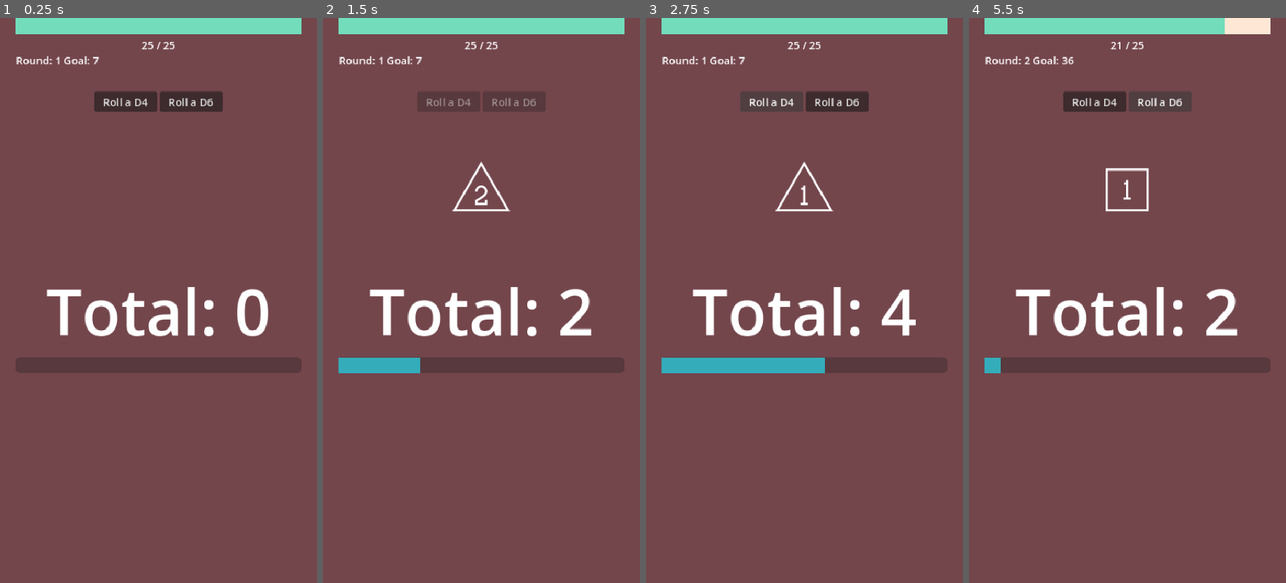
Above: before the commit, frames 1-4 (left to right).
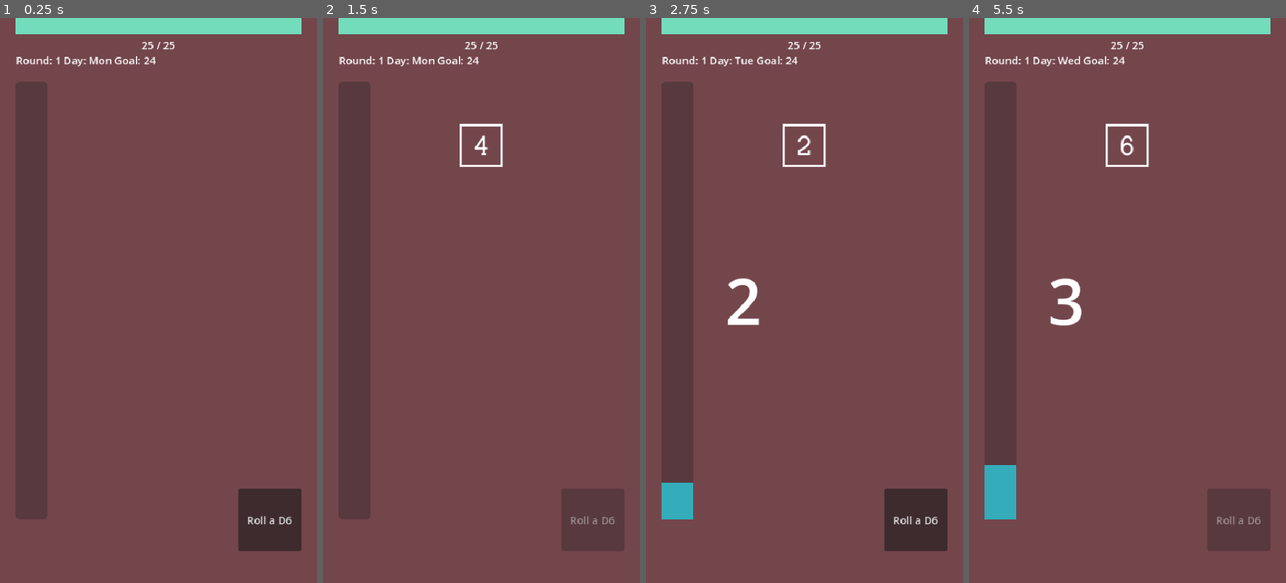
Above: after the commit, the same moments.

Repository: Kynazeras/dice-roller
Game: Godot game, scene res://scenes/main.tscn
Same seed, same stepped clock (60 frames per second), same inputs: the game is played once before the commit and once after it.
Inputs (mouse positions are in pixels of both pictures, inside the frame that each line leads up to):
- Up to frame 1 (0.25 s): no input
- Up to frame 2 (1.5 s): click "Roll a D4" (after the commit: "Roll a D6") at 0.5 s; click (513, 102) at 1.25 s, where only the run before the commit has a clickable "Roll a D6"
- Up to frame 3 (2.75 s): click (772, 102) at 2 s, where only the run before the commit has a clickable "Roll a D4"
- Up to frame 4 (5.5 s): click "Roll a D6" at 2.75 s; click (1127, 351) at 3.5 s, where only the run before the commit has a clickable "Next"; click (1095, 102) at 4.25 s, where only the run before the commit has a clickable "Roll a D4"; click "Roll a D6" at 5 s

The runs differ from the first frame. In frame 1, 16% of the frame differs, in the area x 4-96%, y 6-95%; in frame 2, 16%; in frame 3, 17%; in frame 4, 17%, in the area x 4-96%, y 0-95%.

Commit message:
feat(main): Switched to vertical view

Diff:
--- a/autoloads/dice_roll_manager.gd
+++ b/autoloads/dice_roll_manager.gd
@@ -19,7 +19,6 @@
 	for modifier in PlayerManager.player_state.active_modifiers:
 		result = modifier.apply(result)
 
-	round_state.rolls.append(result)
 	round_total_changed.emit(round_state.get_total())
 	roll_completed.emit(result)
 	return result
--- a/autoloads/game_config.gd
+++ b/autoloads/game_config.gd
@@ -42,6 +42,9 @@
 	var rounds: Array = _game_config.get("rounds", [])
 	return rounds.size()
 
+
+func get_max_rolls_per_round() -> int:
+	return _game_config.get("max_rolls_per_round", 7)
 
 func get_reroll_cost_base() -> int:
 	return _game_config.get("reroll_cost_base", 5)
--- a/autoloads/game_manager.gd
+++ b/autoloads/game_manager.gd
@@ -86,10 +86,9 @@
 	_pending_round_total += result.final_value
 	roll_started.emit(dice)
 	roll_timer.start()
+	game_state.round_state.rolls.append(result)
 	game_state.round_state.last_roll = result
 	game_state.total_rolled += result.final_value
-	print(get_potential_round_result())
-	print(PlayerManager.get_potentianl_round_damage(get_potential_round_result()))
 
 
 func get_potential_round_result() -> RoundResult:
@@ -123,12 +122,14 @@
 
 
 func check_round_end() -> void:
-	var total: int = game_state.round_state.get_total()
-	var goal: int = game_state.round_state.goal
-	if total == goal:
-		end_round(RoundResult.EXACT)
-	elif total > goal:
-		end_round(RoundResult.OVER)
+	if game_state.round_state.rolls.size() == GameConfigManager.get_max_rolls_per_round():
+		end_round(get_potential_round_result())
+	# var total: int = game_state.round_state.get_total()
+	# var goal: int = game_state.round_state.goal
+	# if total == goal:
+	# 	end_round(RoundResult.EXACT)
+	# elif total > goal:
+	# 	end_round(RoundResult.OVER)
 
 
 func player_stop() -> void:
@@ -157,30 +158,11 @@
 	_pending_round_total = 0
 	_pending_roll_result = null
 	round_ended.emit(game_state.current_round, result)
-	print(PlayerManager.health_component.current_health)
 	if PlayerManager.health_component.current_health > 0:
 		SceneManager.change_scene("res://scenes/round_summary.tscn")
 	else:
 		current_state = State.GAME_OVER
 		game_over.emit(false)
-	# match result:
-	# 	RoundResult.EXACT:
-	# 		current_state = State.MODIFIER_REWARD
-	# 		modifier_reward_offered.emit(GameConfigManager.get_modifier_rewards_for_round(game_state.current_round))
-	# 	RoundResult.OVER:
-	# 		if PlayerManager.health_component.current_health > 0:
-	# 			SceneManager.change_scene("res://scenes/round_summary.tscn")
-	# 		else:
-	# 			current_state = State.GAME_OVER
-	# 			game_over.emit(false)
-	# 	RoundResult.UNDER:
-	# 		if PlayerManager.health_component.current_health > 0:
-	# 			SceneManager.change_scene("res://scenes/round_summary.tscn")
-	# 		else:
-	# 			current_state = State.GAME_OVER
-	# 			game_over.emit(false)
-	# 	_:
-	# 		push_warning("GameManager: Invalid round result for end_round")
 
 
 func select_modifier_reward(modifier: RollModifier) -> void:
--- a/autoloads/scene_manager.gd
+++ b/autoloads/scene_manager.gd
@@ -8,6 +8,7 @@
 # Called when the node enters the scene tree for the first time.
 func _ready() -> void:
 	available_scenes = get_scenes_from_directory()
+	GameManager.game_over.connect(_on_game_over)
 
 
 func get_current_scene() -> String:
@@ -37,3 +38,7 @@
 			file_name = dir.get_next()
 		dir.list_dir_end()
 	return scenes
+
+
+func _on_game_over(_win: bool) -> void:
+	get_tree().change_scene_to_file("res://scenes/game_over_ui.tscn")
--- a/data/game_config.json
+++ b/data/game_config.json
@@ -1,11 +1,12 @@
 {
   "starting_health": 25,
-  "starting_dice": ["d4", "d6"],
+  "starting_dice": ["d6"],
   "reroll_cost_base": 5,
   "reroll_cost_scaling": 3,
-  "roll_animation_time": 0.3,
+  "roll_animation_time": 2,
+  "max_rolls_per_round": 7,
   "rounds": [
-    { "goal": 7, "free_rerolls": 1 },
+    { "goal": 24, "free_rerolls": 1 },
     { "goal": 36, "free_rerolls": 1 },
     { "goal": 57, "free_rerolls": 1 }
   ]
--- a/scenes/dice_button.tscn
+++ b/scenes/dice_button.tscn
@@ -1,9 +1,9 @@
-[gd_scene load_steps=2 format=3 uid="uid://b0yy05p6213r2"]
+[gd_scene format=3 uid="uid://b0yy05p6213r2"]
 
 [ext_resource type="Script" uid="uid://bghc4f87peviu" path="res://scripts/dice_button.gd" id="1_8u7pb"]
 
-[node name="DiceButton" type="Button"]
-custom_minimum_size = Vector2(95, 0)
+[node name="DiceButton" type="Button" unique_id=539654203]
+custom_minimum_size = Vector2(95, 95)
 offset_right = 8.0
 offset_bottom = 8.0
 text = "ROLL!"
--- a/scenes/game_over_ui.tscn
+++ b/scenes/game_over_ui.tscn
@@ -1,4 +1,6 @@
 [gd_scene format=3 uid="uid://ciumqtp33aoo1"]
+
+[ext_resource type="Script" uid="uid://fmehppw0olye" path="res://scripts/game_over_ui.gd" id="1_ovv0w"]
 
 [node name="GameOverScreen" type="Control" unique_id=1050671382]
 layout_mode = 3
@@ -7,6 +9,7 @@
 anchor_bottom = 1.0
 grow_horizontal = 2
 grow_vertical = 2
+script = ExtResource("1_ovv0w")
 
 [node name="MarginContainer" type="MarginContainer" parent="." unique_id=1070348491]
 layout_mode = 1
@@ -30,6 +33,7 @@
 text = "Game Over"
 horizontal_alignment = 1
 
-[node name="Button" type="Button" parent="MarginContainer/VBoxContainer" unique_id=2117650129]
+[node name="NewGameButton" type="Button" parent="MarginContainer/VBoxContainer" unique_id=2117650129]
+unique_name_in_owner = true
 layout_mode = 2
 text = "New Game"
--- a/scenes/goal_bar.tscn
+++ b/scenes/goal_bar.tscn
@@ -1,8 +1,9 @@
 [gd_scene format=3 uid="uid://cwpasdjrpgxy7"]
 
-[node name="GoalBar" type="ProgressBar"]
-custom_minimum_size = Vector2(0, 24)
-offset_right = 4.0
-offset_bottom = 27.0
+[node name="GoalBar" type="ProgressBar" unique_id=1560026834]
+custom_minimum_size = Vector2(48, 0)
+offset_right = 24.0
+offset_bottom = 4.0
 value = 100.0
+fill_mode = 3
 show_percentage = false
--- a/scenes/main.tscn
+++ b/scenes/main.tscn
@@ -7,12 +7,12 @@
 [ext_resource type="PackedScene" uid="uid://de77rnee1psnf" path="res://scenes/health_bar.tscn" id="3_tefeu"]
 [ext_resource type="PackedScene" uid="uid://brgdpel6t6xhi" path="res://scenes/roll_result_label.tscn" id="4_tbgi4"]
 
-[node name="Main" type="Node2D"]
+[node name="Main" type="Node2D" unique_id=1794729043]
 script = ExtResource("1_o5qli")
 
-[node name="UI" type="CanvasLayer" parent="."]
+[node name="UI" type="CanvasLayer" parent="." unique_id=1308873145]
 
-[node name="Control" type="Control" parent="UI"]
+[node name="Control" type="Control" parent="UI" unique_id=1641167961]
 layout_mode = 3
 anchors_preset = 15
 anchor_right = 1.0
@@ -20,13 +20,58 @@
 grow_horizontal = 2
 grow_vertical = 2
 
-[node name="RollHistoryContainer" parent="UI/Control" instance=ExtResource("2_jyhfs")]
+[node name="Goal" type="MarginContainer" parent="UI/Control" unique_id=671793926]
+layout_mode = 1
+anchors_preset = 15
+anchor_right = 1.0
+anchor_bottom = 1.0
+grow_horizontal = 2
+grow_vertical = 2
+theme_override_constants/margin_left = 24
+theme_override_constants/margin_top = 96
+theme_override_constants/margin_right = 24
+theme_override_constants/margin_bottom = 96
+
+[node name="GoalContainer" type="HBoxContainer" parent="UI/Control/Goal" unique_id=1384303850]
+layout_mode = 2
+size_flags_horizontal = 0
+size_flags_vertical = 3
+theme_override_constants/separation = 48
+
+[node name="GoalBar" parent="UI/Control/Goal/GoalContainer" unique_id=919627293 instance=ExtResource("3_sugp2")]
+unique_name_in_owner = true
+layout_mode = 2
+size_flags_vertical = 1
+fill_mode = 3
+
+[node name="TotalLabel" type="Label" parent="UI/Control/Goal/GoalContainer" unique_id=1520875783]
+unique_name_in_owner = true
+layout_mode = 2
+size_flags_horizontal = 4
+theme_override_font_sizes/font_size = 96
+
+[node name="GameOverLabel" type="Label" parent="UI/Control/Goal/GoalContainer" unique_id=1555093427]
+unique_name_in_owner = true
+layout_mode = 2
+size_flags_horizontal = 4
+theme_override_font_sizes/font_size = 48
+
+[node name="ProgressBar" type="ProgressBar" parent="UI/Control/Goal" unique_id=1665373199]
+visible = false
+custom_minimum_size = Vector2(24, 0)
+layout_mode = 2
+size_flags_horizontal = 0
+size_flags_vertical = 1
+value = 100.0
+fill_mode = 2
+
+[node name="RollHistoryContainer" parent="UI/Control" unique_id=1862891481 instance=ExtResource("2_jyhfs")]
 unique_name_in_owner = true
 visible = false
 layout_mode = 1
 offset_right = 92.0
 
-[node name="MarginContainer" type="MarginContainer" parent="UI/Control"]
+[node name="MarginContainer" type="MarginContainer" parent="UI/Control" unique_id=71199953]
 layout_mode = 1
 anchors_preset = 15
 anchor_right = 1.0
@@ -35,65 +80,50 @@
 grow_vertical = 2
 theme_override_constants/margin_left = 24
 theme_override_constants/margin_right = 24
+theme_override_constants/margin_bottom = 48
 
-[node name="VBoxContainer" type="VBoxContainer" parent="UI/Control/MarginContainer"]
+[node name="VBoxContainer" type="VBoxContainer" parent="UI/Control/MarginContainer" unique_id=1390962266]
 layout_mode = 2
 theme_override_constants/separation = 36
 
-[node name="HealthBar" parent="UI/Control/MarginContainer/VBoxContainer" instance=ExtResource("3_tefeu")]
+[node name="HealthBar" parent="UI/Control/MarginContainer/VBoxContainer" unique_id=1683581533 instance=ExtResource("3_tefeu")]
 layout_mode = 2
 
-[node name="HBoxContainer" type="HBoxContainer" parent="UI/Control/MarginContainer/VBoxContainer"]
+[node name="Data" type="HBoxContainer" parent="UI/Control/MarginContainer/VBoxContainer" unique_id=1435571093]
 layout_mode = 2
 
-[node name="CurrentRoundLabel" type="Label" parent="UI/Control/MarginContainer/VBoxContainer/HBoxContainer"]
+[node name="CurrentRoundLabel" type="Label" parent="UI/Control/MarginContainer/VBoxContainer/Data" unique_id=1988471460]
 unique_name_in_owner = true
 layout_mode = 2
-text = "Round: 1"
+text = "Week: 1"
 
-[node name="GoalLabel" type="Label" parent="UI/Control/MarginContainer/VBoxContainer/HBoxContainer"]
+[node name="CurrentDayLabel" type="Label" parent="UI/Control/MarginContainer/VBoxContainer/Data" unique_id=1927603417]
 unique_name_in_owner = true
 layout_mode = 2
-text = "Goal: 25"
+text = "Day: 1"
 
-[node name="DiceButtons" type="HBoxContainer" parent="UI/Control/MarginContainer/VBoxContainer"]
+[node name="GoalLabel" type="Label" parent="UI/Control/MarginContainer/VBoxContainer/Data" unique_id=1021104265]
 unique_name_in_owner = true
 layout_mode = 2
-size_flags_horizontal = 4
-size_flags_vertical = 0
+text = "Water Level: 25"
 
-[node name="D4" parent="UI/Control/MarginContainer/VBoxContainer/DiceButtons" instance=ExtResource("2_0wfyh")]
-layout_mode = 2
-
-[node name="D6" parent="UI/Control/MarginContainer/VBoxContainer/DiceButtons" instance=ExtResource("2_0wfyh")]
-layout_mode = 2
-
-[node name="MarginContainer" type="MarginContainer" parent="UI/Control/MarginContainer/VBoxContainer"]
+[node name="MarginContainer" type="MarginContainer" parent="UI/Control/MarginContainer/VBoxContainer" unique_id=1228626387]
 layout_mode = 2
 theme_override_constants/margin_top = 48
 theme_override_constants/margin_bottom = 48
 
-[node name="RollResultLabel" parent="UI/Control/MarginContainer/VBoxContainer/MarginContainer" instance=ExtResource("4_tbgi4")]
+[node name="RollResultLabel" parent="UI/Control/MarginContainer/VBoxContainer/MarginContainer" unique_id=668798435 instance=ExtResource("4_tbgi4")]
 layout_mode = 2
 size_flags_horizontal = 4
 
-[node name="GoalContainer" type="VBoxContainer" parent="UI/Control/MarginContainer/VBoxContainer"]
-layout_mode = 2
-size_flags_vertical = 4
-
-[node name="TotalLabel" type="Label" parent="UI/Control/MarginContainer/VBoxContainer/GoalContainer"]
+[node name="DiceButtons" type="HBoxContainer" parent="UI/Control/MarginContainer/VBoxContainer" unique_id=1487104070]
 unique_name_in_owner = true
 layout_mode = 2
-size_flags_horizontal = 4
-theme_override_font_sizes/font_size = 96
+size_flags_vertical = 10
+alignment = 2
 
-[node name="GoalBar" parent="UI/Control/MarginContainer/VBoxContainer/GoalContainer" instance=ExtResource("3_sugp2")]
-unique_name_in_owner = true
+[node name="D4" parent="UI/Control/MarginContainer/VBoxContainer/DiceButtons" unique_id=1950475850 instance=ExtResource("2_0wfyh")]
 layout_mode = 2
-size_flags_vertical = 4
 
-[node name="GameOverLabel" type="Label" parent="UI/Control/MarginContainer/VBoxContainer/GoalContainer"]
-unique_name_in_owner = true
+[node name="D6" parent="UI/Control/MarginContainer/VBoxContainer/DiceButtons" unique_id=2086032799 instance=ExtResource("2_0wfyh")]
 layout_mode = 2
-size_flags_horizontal = 4
-theme_override_font_sizes/font_size = 48
--- /dev/null
+++ b/scripts/game_over_ui.gd
@@ -0,0 +1,13 @@
+class_name GameOverUI
+extends Control
+
+@onready var new_game_button: Button = %NewGameButton
+
+func _ready() -> void:
+	new_game_button.pressed.connect(_on_new_game_button_pressed)
+
+
+func _on_new_game_button_pressed() -> void:
+	GameManager.game_state = GameState.new()
+	print(GameManager.game_state.total_rolled)  # Reset the game state
+	SceneManager.change_scene("res://scenes/main.tscn")
--- a/scripts/main.gd
+++ b/scripts/main.gd
@@ -4,9 +4,11 @@
 @onready var goal_label: Label = %GoalLabel
 @onready var goal_bar: ProgressBar = %GoalBar
 @onready var total_label: Label = %TotalLabel
-@onready var game_over_label: Label = %GameOverLabel
 @onready var roll_history_container: RollHistoryContainer = %RollHistoryContainer
 @onready var current_round_label: Label = %CurrentRoundLabel
+@onready var current_day_label: Label = %CurrentDayLabel
+
+const DAYS_OF_WEEK = ["Mon", "Tue", "Wed", "Thu", "Fri", "Sat", "Sun"]
 
 
 var dice_button_scene: PackedScene = preload("res://scenes/dice_button.tscn")
@@ -42,10 +44,11 @@
 
 func _on_round_started(_round_index: int, goal: int) -> void:
 	current_round_label.text = "Round: %d" % (_round_index + 1)
+	current_day_label.text = "Day: %s" % DAYS_OF_WEEK[0]
 	goal_label.text = "Goal: %d" % goal
 	goal_bar.value = 0
 	goal_bar.max_value = goal
-	total_label.text = "Total: 0"
+	total_label.text = ""
 
 
 func _on_round_ended(_round_index: int, _result: GameManager.RoundResult) -> void:
@@ -65,12 +68,8 @@
 	pass
 
 
-func _on_game_over(win: bool) -> void:
-	if win:
-		game_over_label.text = "You Win!"
-	else:
-		game_over_label.text = "Game Over"
-	game_over_label.show()
+func _on_game_over(_win: bool) -> void:
+	pass
 
 
 func _on_shop_opened(_items: Array) -> void:
@@ -84,8 +83,10 @@
 
 
 func _on_roll_completed(_roll_result: RollResult, round_total: int) -> void:
-	total_label.text = "Total: %d" % round_total
+	total_label.text = "%d" % round_total
 	goal_bar.value = round_total
+	current_day_label.text = "Day: %s" % DAYS_OF_WEEK[GameManager.game_state.round_state.rolls.size() % DAYS_OF_WEEK.size()]
+
 
 
 func _on_dice_selected(dice: Dice) -> void:
Not shown: 1 places in scenes/main.tscn that only renumber resources
Not shown, added: scripts/game_over_ui.gd.uid
